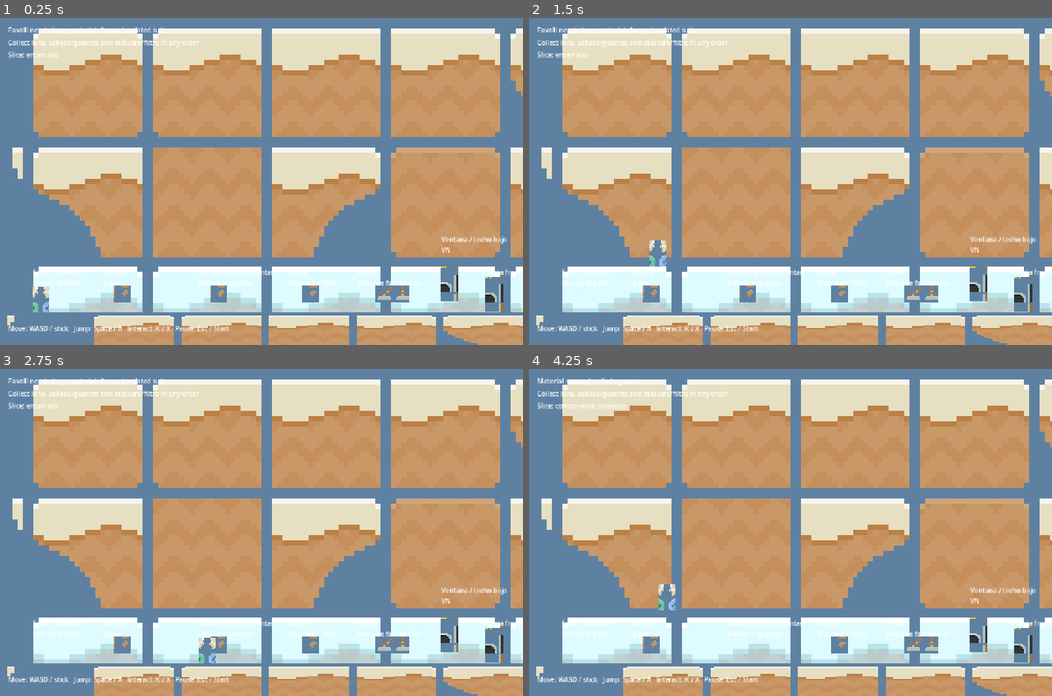
Above: before the commit, frames 1-4 (two rows, left to right).
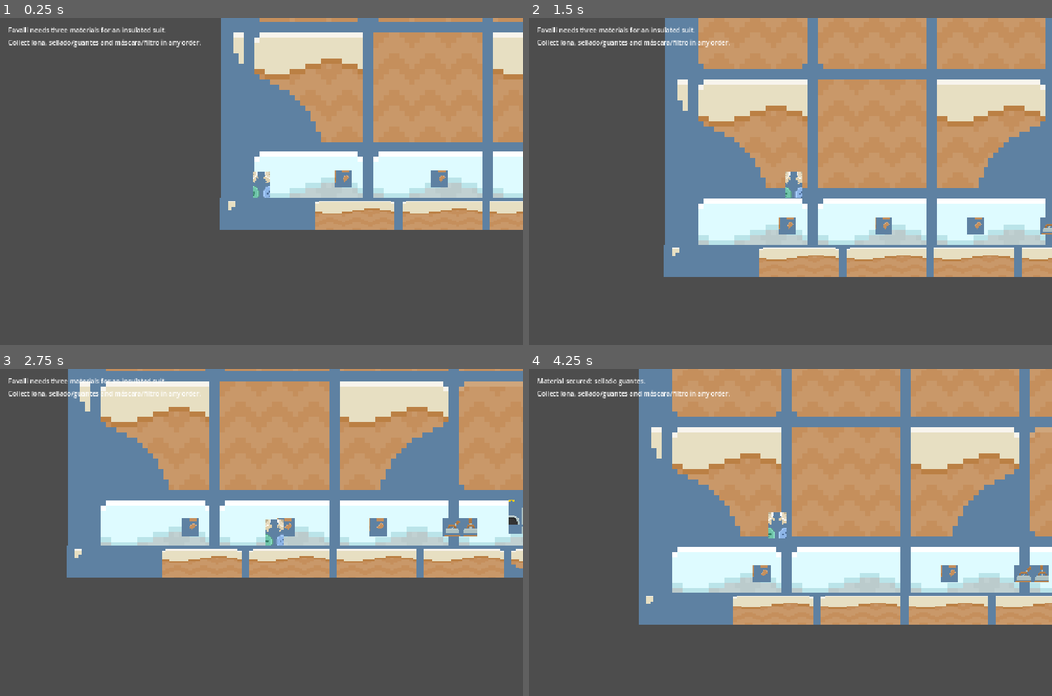
Above: after the commit, the same moments.

Repository: niconunez96/eternautaGame
Game: Godot game, scene res://scenes/app/main.tscn
Two runs of this game, one before a commit and one after it. Both use one fixed random seed, a clock stepped at 60 frames per second and the inputs below.
Inputs (mouse positions are in pixels of both pictures, inside the frame that each line leads up to):
- Up to frame 1 (0.25 s): no input
- Up to frame 2 (1.5 s): tap Enter at 0.5 s; move the mouse to (905, 165) at 0.52 s; hold D (move_right) 0.53-1.25 s; tap K (interact) at 0.6 s; click (905, 165) at 0.67 s; tap Space (jump) at 0.77 s; drag from (685, 197) to (649, 292) at 1.27 s
- Up to frame 3 (2.75 s): move the mouse to (313, 460) at 2.02 s; hold D (move_right) from 2.03 s (still down); tap Alt at 2.1 s
- Up to frame 4 (4.25 s): release D (move_right) at 2.75 s; drag from (764, 597) to (837, 643) at 2.77 s; move the mouse to (947, 581) at 3.52 s; hold A (move_left) from 3.53 s (still down); tap K (interact) at 3.6 s; tap Space (jump) at 3.77 s

The runs differ from the first frame. In frame 1, 86% of the frame differs, in the area x 0-100%, y 0-100%; in frame 2, 87%; in frame 3, 77%; in frame 4, 87%.

Commit message:
test: define polished level presentation contract

Diff:
--- a/scenes/player/player.tscn
+++ b/scenes/player/player.tscn
@@ -7,6 +7,9 @@
 
 [node name="Player" type="CharacterBody2D"]
 script = ExtResource("1")
+[node name="Camera2D" type="Camera2D" parent="."]
+position_smoothing_enabled = true
+position_smoothing_speed = 8.0
 [node name="CollisionShape2D" type="CollisionShape2D" parent="."]
 shape = SubResource("1")
 [node name="Visual" type="Sprite2D" parent="."]
--- a/scenes/ui/hud.tscn
+++ b/scenes/ui/hud.tscn
@@ -24,13 +24,6 @@
 offset_bottom = 74.0
 text = "Ayudá a Favalli a fabricar el traje."
 
-[node name="SliceStateLabel" type="Label" parent="."]
-offset_left = 20.0
-offset_top = 78.0
-offset_right = 600.0
-offset_bottom = 104.0
-text = "Slice: encerrado"
-
 [node name="ExposureLabel" type="Label" parent="."]
 visible = false
 offset_left = 980.0
@@ -40,13 +33,6 @@
 theme_override_colors/font_color = Color(1, 0.78, 0.5, 1)
 horizontal_alignment = 2
 text = "EXPOSICIÓN 0%"
-
-[node name="ControlsLabel" type="Label" parent="."]
-offset_left = 20.0
-offset_top = 748.0
-offset_right = 1200.0
-offset_bottom = 778.0
-text = "Move: WASD / stick   Jump: Space / A   Interact: K / X   Pause: Esc / Start"
 
 [node name="TerminalOverlay" type="ColorRect" parent="."]
 visible = false
--- a/scenes/world/chalet.tscn
+++ b/scenes/world/chalet.tscn
@@ -29,28 +29,11 @@
 [node name="CollisionShape2D" type="CollisionShape2D" parent="LeftWall"]
 shape = SubResource("WallShape")
 
-[node name="RoomLabels" type="Node2D" parent="."]
-[node name="LivingRoom" type="Label" parent="RoomLabels"]
-position = Vector2(80, 610)
-text = "Estar / comedor\nElena y Martita"
-[node name="Kitchen" type="Label" parent="RoomLabels"]
-position = Vector2(255, 610)
-text = "Cocina\nLona"
-[node name="Tools" type="Label" parent="RoomLabels"]
-position = Vector2(485, 610)
-text = "Cuarto de herramientas\nSellado + guantes"
-[node name="Loft" type="Label" parent="RoomLabels"]
-position = Vector2(705, 610)
-text = "Altillo\nMáscara + filtro"
-[node name="Favalli" type="Label" parent="RoomLabels"]
-position = Vector2(875, 610)
-text = "Favalli\nMesa de fabricación"
-[node name="NorthExit" type="Label" parent="RoomLabels"]
-position = Vector2(1080, 530)
-text = "Ventana / techo bajo\nVN"
-[node name="SouthExit" type="Label" parent="RoomLabels"]
-position = Vector2(1180, 610)
-text = "Puerta frontal\nVS"
+[node name="Presentation" type="Node2D" parent="."]
+[node name="WarmWindowGlow" type="PointLight2D" parent="Presentation"]
+position = Vector2(1000, 560)
+energy = 0.45
+color = Color(1, 0.68, 0.34, 1)
 
 [node name="MaterialLona" parent="." instance=ExtResource("1_material")]
 position = Vector2(300, 675)
--- a/scripts/app/main.gd
+++ b/scripts/app/main.gd
@@ -154,7 +154,6 @@
 	radio_activated = progression.radio_activated
 	general_paz_reached = progression.general_paz_reached
 	hud.set_status(status)
-	hud.set_slice_state(slice_state)
 	if slice_state == ChaletProgression.GENERAL_PAZ_ALCANZADA:
 		hud.set_objective("General Paz reached.")
 	elif slice_state == ChaletProgression.RADIO_ACTIVADA:
--- a/scripts/ui/hud.gd
+++ b/scripts/ui/hud.gd
@@ -2,7 +2,6 @@
 
 @onready var status_label: Label = $StatusLabel
 @onready var objective_label: Label = $ObjectiveLabel
-@onready var slice_state_label: Label = $SliceStateLabel
 @onready var exposure_label: Label = $ExposureLabel
 @onready var terminal_overlay: ColorRect = $TerminalOverlay
 @onready var terminal_title: Label = $TerminalOverlay/TerminalTitle
@@ -13,9 +12,6 @@
 func set_objective(message: String) -> void:
 	objective_label.text = message
 
-func set_slice_state(value: String) -> void:
-	slice_state_label.text = "Slice: %s" % value
-
 func set_exposure(value: float, risk: String, active: bool) -> void:
 	exposure_label.visible = active
 	exposure_label.text = "EXPOSICIÓN %d%% · %s" % [roundi(value), risk.to_upper()]
--- a/tests/integration/test_main_scene.gd
+++ b/tests/integration/test_main_scene.gd
@@ -10,9 +10,12 @@
 	await get_tree().physics_frame
 	return instance
 
-func test_main_composes_chalet_contract_without_arena_systems() -> void:
+func test_main_composes_polished_level_contract_without_arena_systems() -> void:
 	var instance := await _spawn_main()
 	assert_not_null(instance.get_node_or_null("Player"))
+	assert_not_null(instance.get_node_or_null("Player/Camera2D"))
+	assert_not_null(instance.get_node_or_null("Chalet/Presentation"))
+	assert_null(instance.get_node_or_null("Chalet/RoomLabels"))
 	assert_not_null(instance.get_node_or_null("Chalet/MaterialLona"))
 	assert_not_null(instance.get_node_or_null("Chalet/MaterialSelladoGuantes"))
 	assert_not_null(instance.get_node_or_null("Chalet/MaterialMascaraFiltro"))
@@ -21,7 +24,8 @@
 	assert_not_null(instance.get_node_or_null("Chalet/ExitVS"))
 	assert_not_null(instance.get_node_or_null("HUD/StatusLabel"))
 	assert_not_null(instance.get_node_or_null("HUD/ObjectiveLabel"))
-	assert_not_null(instance.get_node_or_null("HUD/SliceStateLabel"))
+	assert_null(instance.get_node_or_null("HUD/SliceStateLabel"))
+	assert_null(instance.get_node_or_null("HUD/ControlsLabel"))
 	assert_not_null(instance.get_node_or_null("HUD/TerminalOverlay"))
 	assert_not_null(instance.get_node_or_null("HUD/TerminalOverlay/TerminalTitle"))
 	assert_null(instance.get_node_or_null("BasicEnemy"))
Not shown, added: .hermes/plans/2026-11-04_144246-polished-playable-level.md
